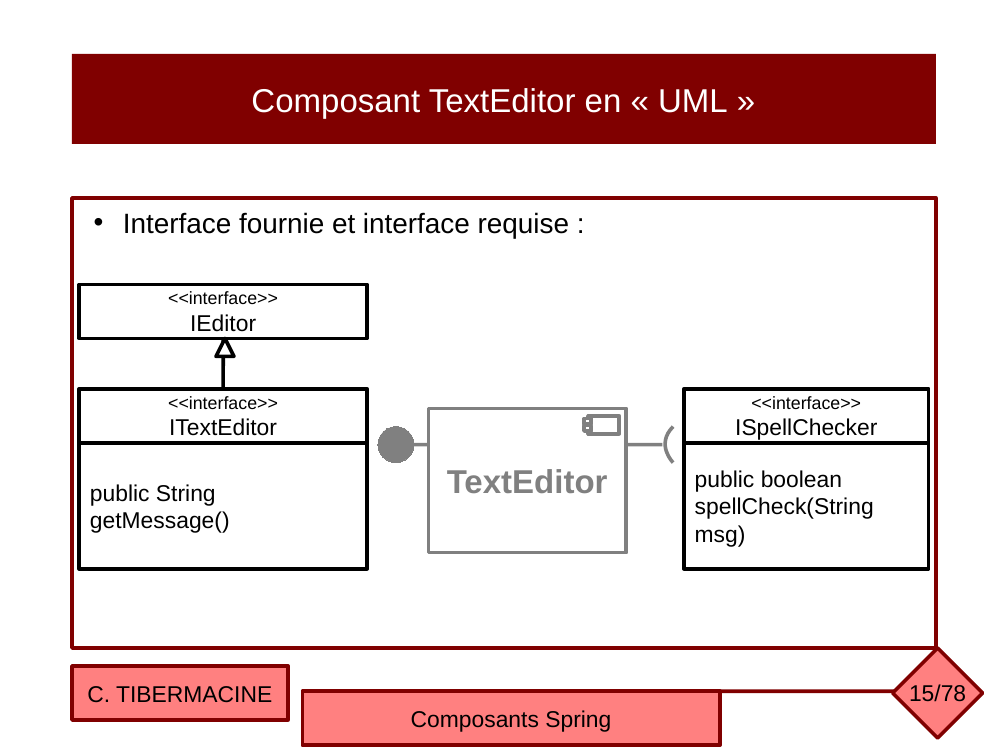
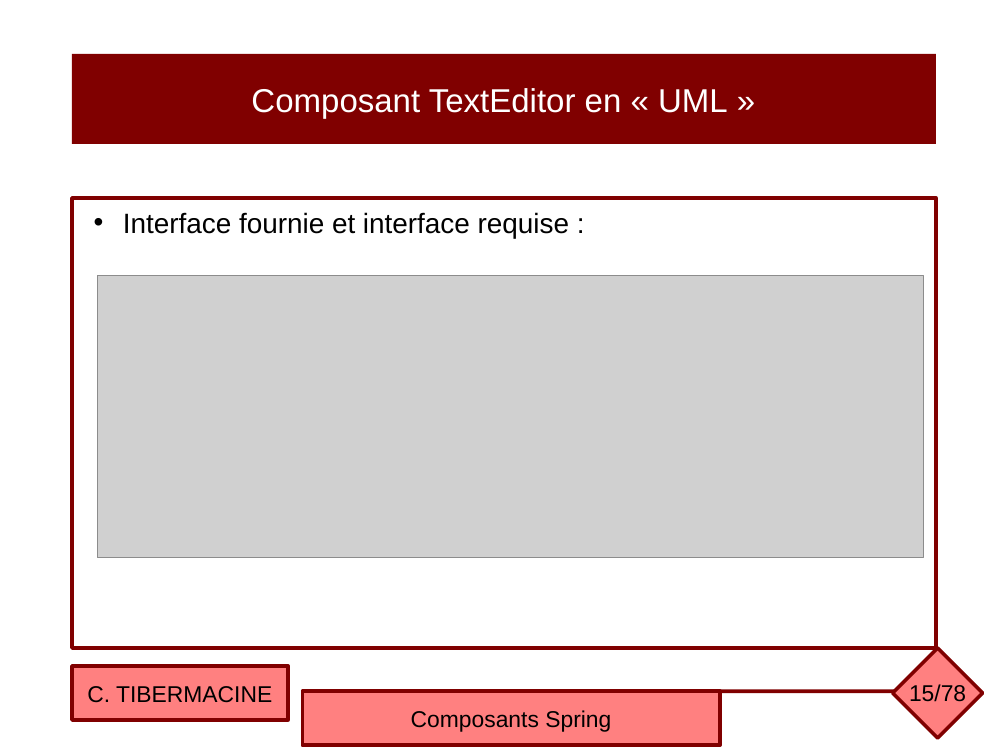
Before and after one commit to ctiber/composants, a slide deck: slide 15 of cours/cours2.odp. Drawn at 1008x756 pixels with LibreOffice and Linux fonts; fonts in the diff are those of the drawing; grey boxes stand for pictures. Boxes give left, top, right and bottom in pixels: in the first picture for what was removed or moved away, otherwise in the second. Text is boxed around its words. In the diff, an @@ line names an element or a change of style, - is before the commit and + after.

```diff
--- a/cours/cours2.odp
+++ b/cours/cours2.odp
@@ rectangle removed at [80,284,368,338] @@
-<<interface>>
-IEditor
@@ picture added at [97,275,923,558] @@
@@ triangle removed at [216,338,234,357] @@
@@ line removed from (223, 389) to (223, 338) @@
@@ rectangle removed at [80,389,368,443] @@
-<<interface>>
-ITextEditor
@@ rectangle removed at [684,389,929,443] @@
-<<interface>>
-ISpellChecker
@@ rectangle removed at [429,409,627,552] @@
-TextEditor
@@ rectangle removed at [584,419,592,424] @@
@@ rectangle removed at [588,416,619,434] @@
@@ rectangle removed at [80,443,368,569] @@
-public String getMessage()
@@ ellipse removed at [378,427,413,463] @@
@@ line removed from (411, 445) to (429, 445) @@
@@ rectangle removed at [584,426,592,432] @@
@@ line removed from (627, 445) to (662, 445) @@
@@ freeform shape removed at [665,427,673,463] @@
@@ rectangle removed at [684,443,929,569] @@
-public boolean
-spellCheck(String msg)
```
Also in this commit, not shown: 6 other slides changed, 1 other file.
